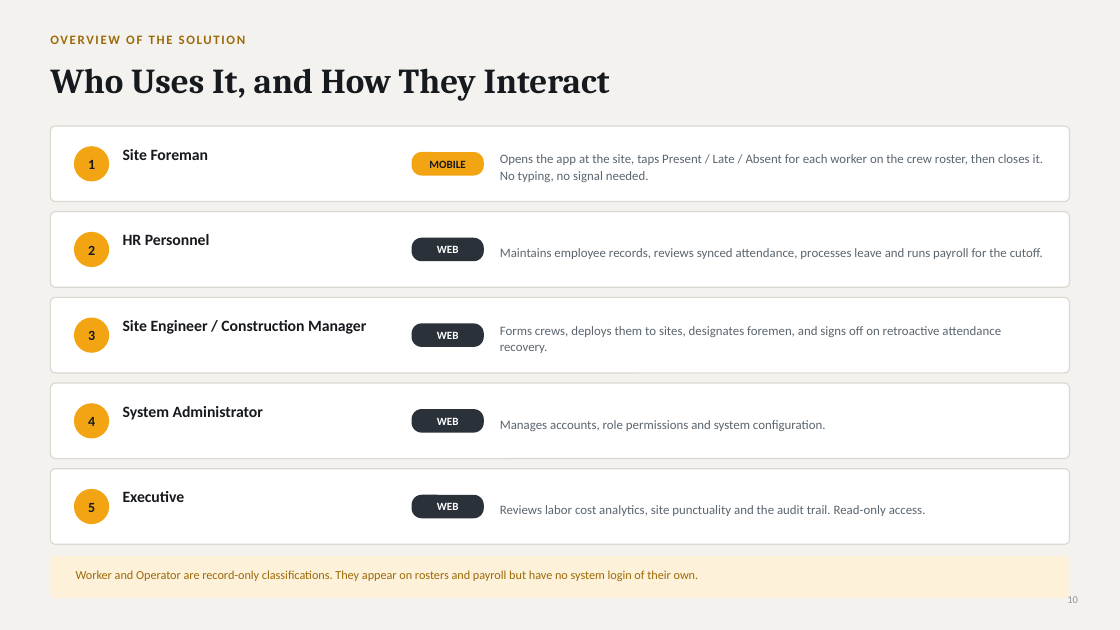
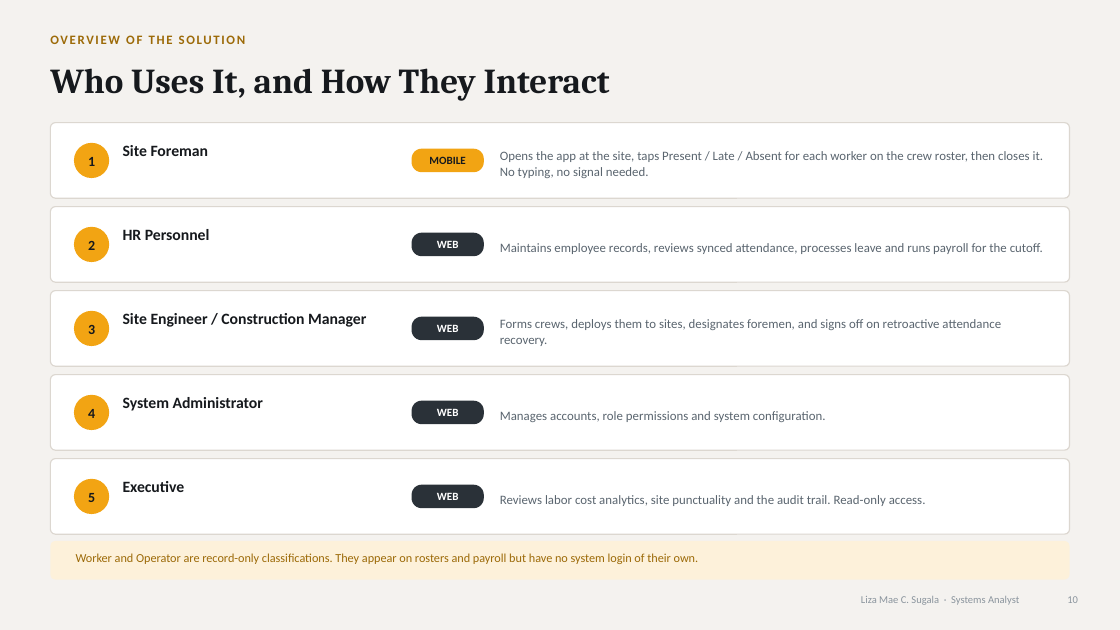
Before and after one commit to ruselportes/HRIS, a slide deck: slide 10 of docs/HRIS_Proposal_Hearing.pptx. Drawn at 1120x630 pixels with LibreOffice and Linux fonts; fonts in the diff are those of the drawing. Boxes give left, top, right and bottom in pixels: in the first picture for what was removed or moved away, otherwise in the second. Text is boxed around its words. In the diff, an @@ line names an element or a change of style, - is before the commit and + after.

```diff
--- a/docs/HRIS_Proposal_Hearing.pptx
+++ b/docs/HRIS_Proposal_Hearing.pptx
@@ 11 texts, 6 rounded rectangles, 2 ellipses: place and size @@
-11 texts, 6 rounded rectangles, 2 ellipses at [50, 126, 1070, 373]
+11 texts, 6 rounded rectangles, 2 ellipses at [50, 123, 1070, 366]
@@ 8 texts, 4 rounded rectangles, 2 ellipses: place and size @@
-8 texts, 4 rounded rectangles, 2 ellipses at [50, 383, 1070, 544]
+8 texts, 4 rounded rectangles, 2 ellipses at [50, 375, 1070, 534]
@@ rounded rectangle: place and size @@
-rounded rectangle at [50, 556, 1070, 598]
+rounded rectangle at [50, 541, 1070, 580]
@@ rounded rectangle at [50, 541, 1070, 580]: proportions changed @@
@@ text "Worker and Operator are record-only ...": place and size @@
-text "Worker and Operator are record-only ..." at [76, 570, 699, 581]
+text "Worker and Operator are record-only ..." at [76, 553, 699, 564]
@@ text added at [861, 596, 1019, 605], 9 pt, text #8A949D @@
+Liza Mae C. Sugala · Systems Analyst
```
Also in this commit, not shown: 35 other slides changed, 7 slides added, 1 slide removed, 2 other files.
